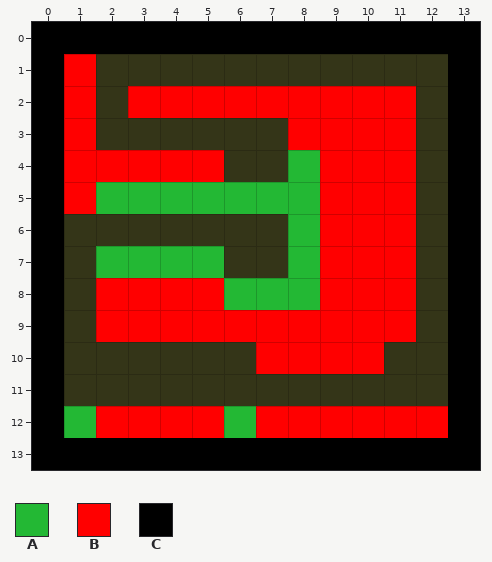
Level history. Tiled map: assets/tiled/gravity.tmx. This is how it looked before the edit.
Cells are 32x32 px. Shown: x 0..13, y 0..13.
Key: from "background": A 4, B 20, C 21.
_ is an empty cell.
Layers that did not change in this view are not listed.
Layer "death_layer" before, first column x 0:
 0 ______________
 1 _B____________
 2 _B_BBBBBBBBB__
 3 _B______BBBB__
 4 _BBBBB___BBB__
 5 _B_______BBB__
 6 _________BBB__
 7 _________BBB__
 8 __BBBB___BBB__
 9 __BBBBBBBBBB__
10 _______BBBB___
11 ______________
12 __BBBB_BBBBBB_
13 ______________
Layer "collidable" before, first column x 0:
 0 CCCCCCCCCCCCCC
 1 C____________C
 2 C____________C
 3 C____________C
 4 C_______A____C
 5 C_AAAAAAA____C
 6 C_______A____C
 7 C_AAAA__A____C
 8 C_____AAA____C
 9 C____________C
10 C____________C
11 C____________C
12 CA____A______C
13 CCCCCCCCCCCCCC
New version:
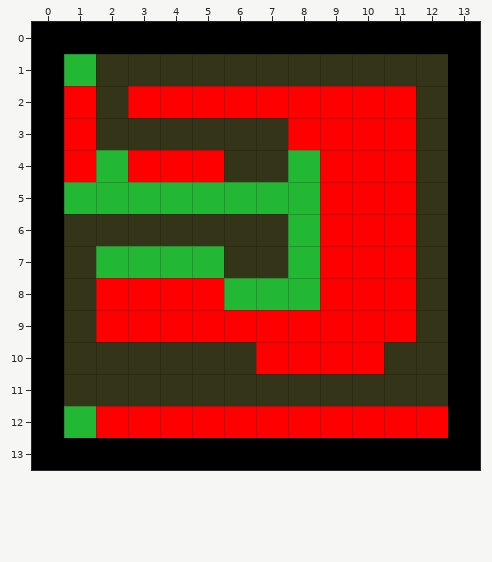
What changed:
Layer "death_layer":
y 1: x 1 B -> _
y 4: x 2 B -> _
y 5: x 1 B -> _
y 12: x 6 _ -> B
Layer "collidable":
y 1: x 1 _ -> A
y 4: x 2 _ -> A
y 5: x 1 _ -> A
y 12: x 6 A -> _
Pixel boxes of the changes (left, top, right, bottom) in both pictures:
changed: (64, 54, 96, 86)
changed: (64, 150, 128, 214)
changed: (224, 406, 256, 438)
